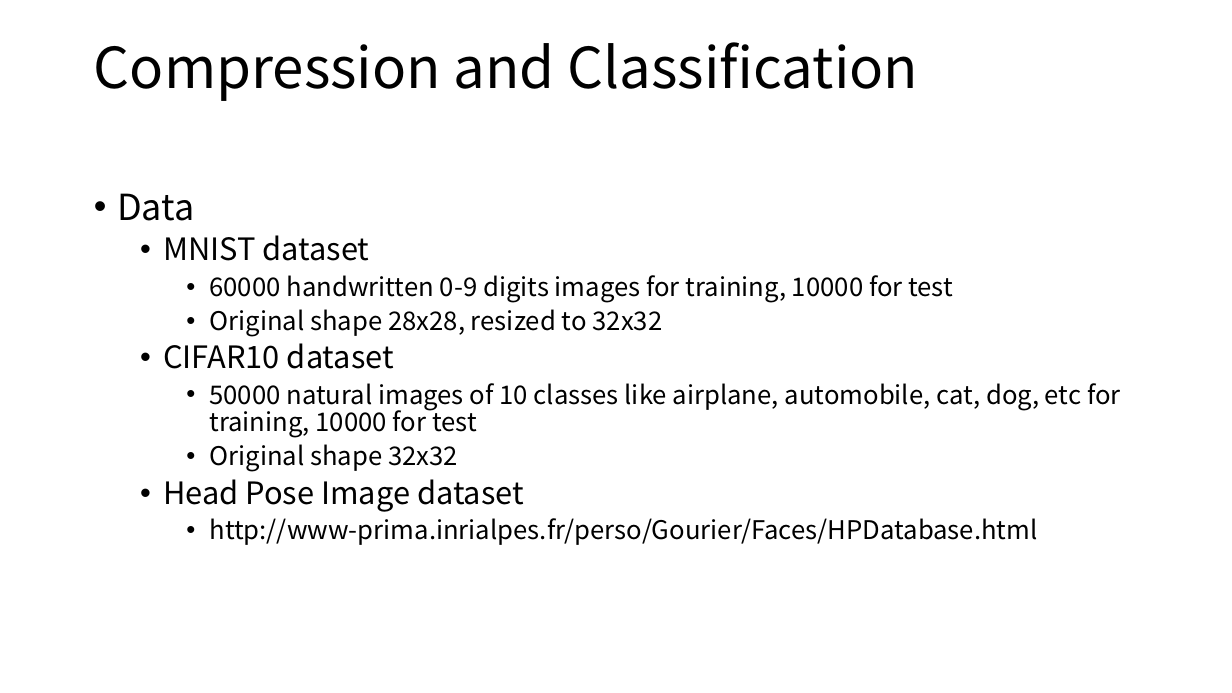
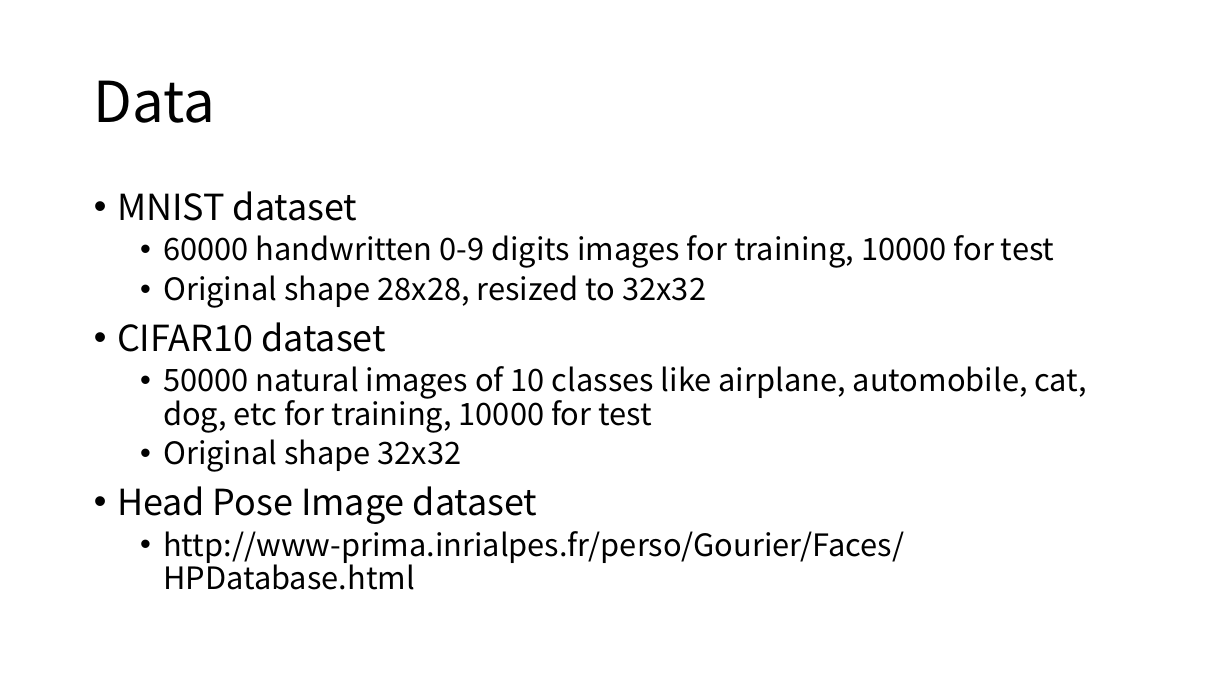
Before and after one commit to diaoenmao/Research, a slide deck: slide 4 of doc/Report/ongoing.pptx (slide 3 before the commit). Drawn at 1232x693 pixels with LibreOffice and Linux fonts; fonts in the diff are those of the drawing. Boxes give left, top, right and bottom in pixels: in the first picture for what was removed or moved away, otherwise in the second. Text is boxed around its words. In the diff, an @@ line names an element or a change of style, - is before the commit and + after.

```diff
--- a/doc/Report/ongoing.pptx
+++ b/doc/Report/ongoing.pptx
@@ title at [94,80,216,123]: text changed @@
-Compression and Classification
+Data
@@ text "MNIST dataset" at [117,191,1088,590]: size 24 to 28 pt in "MNIST dataset", "CIFAR10 dataset", "Head Pose Image dataset"; size 20 to 24 pt in "60000 handwritten 0-9 digits images for training, ...", "Original shape 28x28, resized to 32x32", "50000 natural images of 10 classes like ...", "Original shape 32x32" and 1 more places; list level 2 to 1 in "MNIST dataset"; list level 3 to 2 in "60000 handwritten 0-9 digits images ..."; list level 3 to 2 in "Original shape 28x28, resized to ..."; list level 2 to 1 in "CIFAR10 dataset"; list level 3 to 2 in "50000 natural images of 10 ..."; list level 3 to 2 in "Original shape 32x32"; list level 2 to 1 in "Head Pose Image dataset"; list level 3 to 2 in "http://www-prima.inrialpes.fr/perso/Gourier/Faces/HPDatabase ..." @@
@@ text at [117,193,194,221]: paragraph removed @@
-• Data
```
Also in this commit, not shown: 6 other slides changed, 3 slides added.
